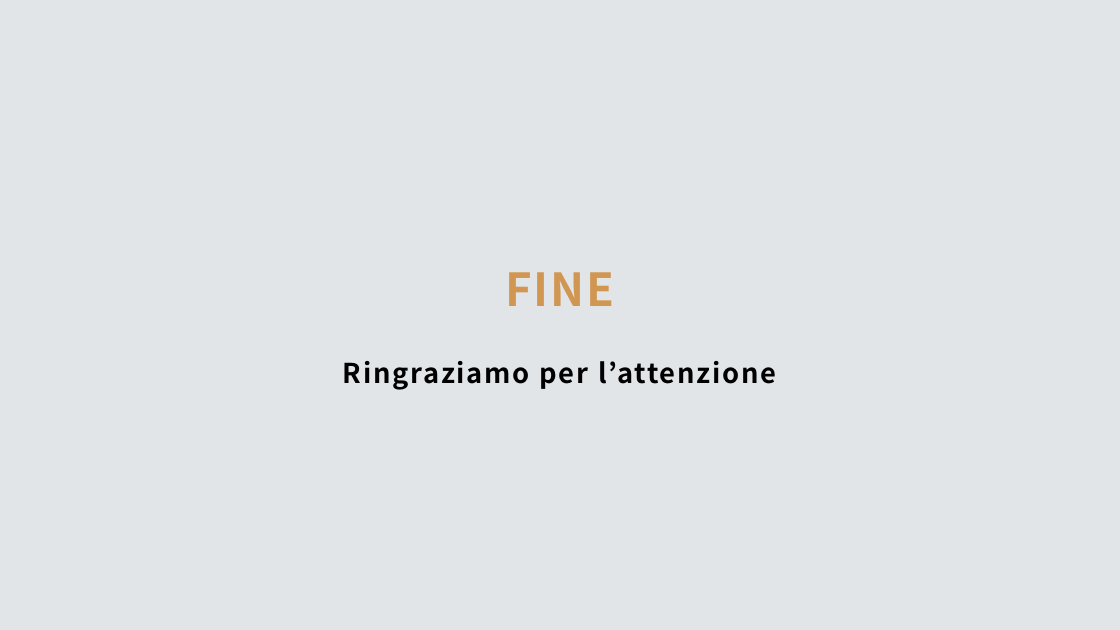
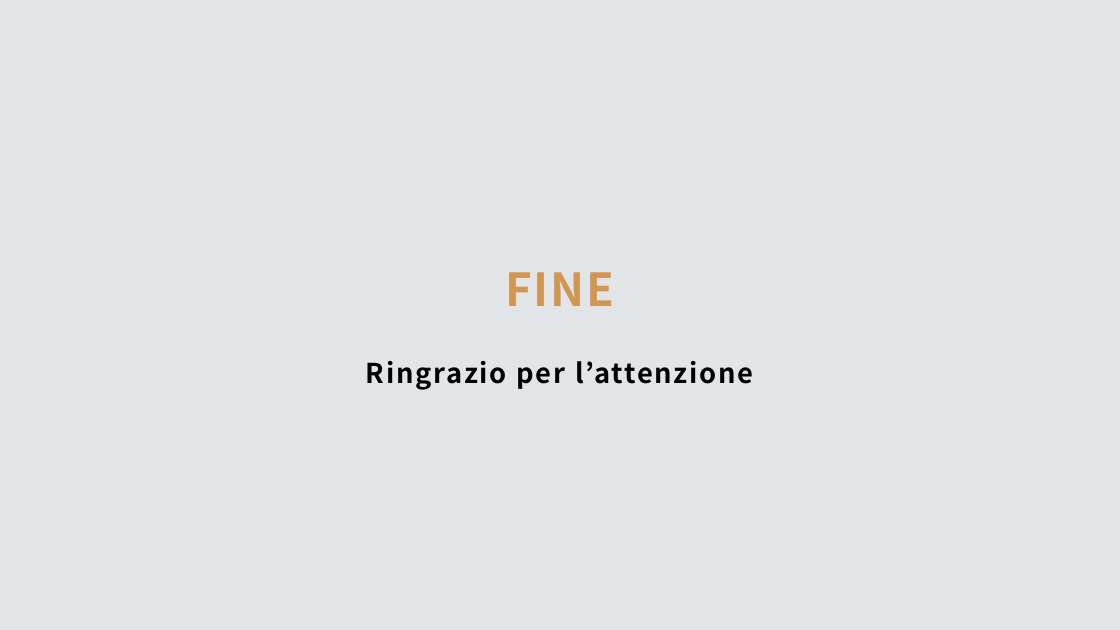
Before and after one commit to TittaLorenzo/jpegTranformerApp, a slide deck: slide 12 of LSSolver.pptx. Drawn at 1120x630 pixels with LibreOffice and Linux fonts; fonts in the diff are those of the drawing. Boxes give left, top, right and bottom in pixels: in the first picture for what was removed or moved away, otherwise in the second. Text is boxed around its words. In the diff, an @@ line names an element or a change of style, - is before the commit and + after.

```diff
--- a/LSSolver.pptx
+++ b/LSSolver.pptx
@@ text at box(366, 361, 753, 390): text changed @@
-Ringraziamo per l’attenzione
+Ringrazio per l’attenzione
```
Also in this commit, not shown: 11 other slides changed, 1 other file.
